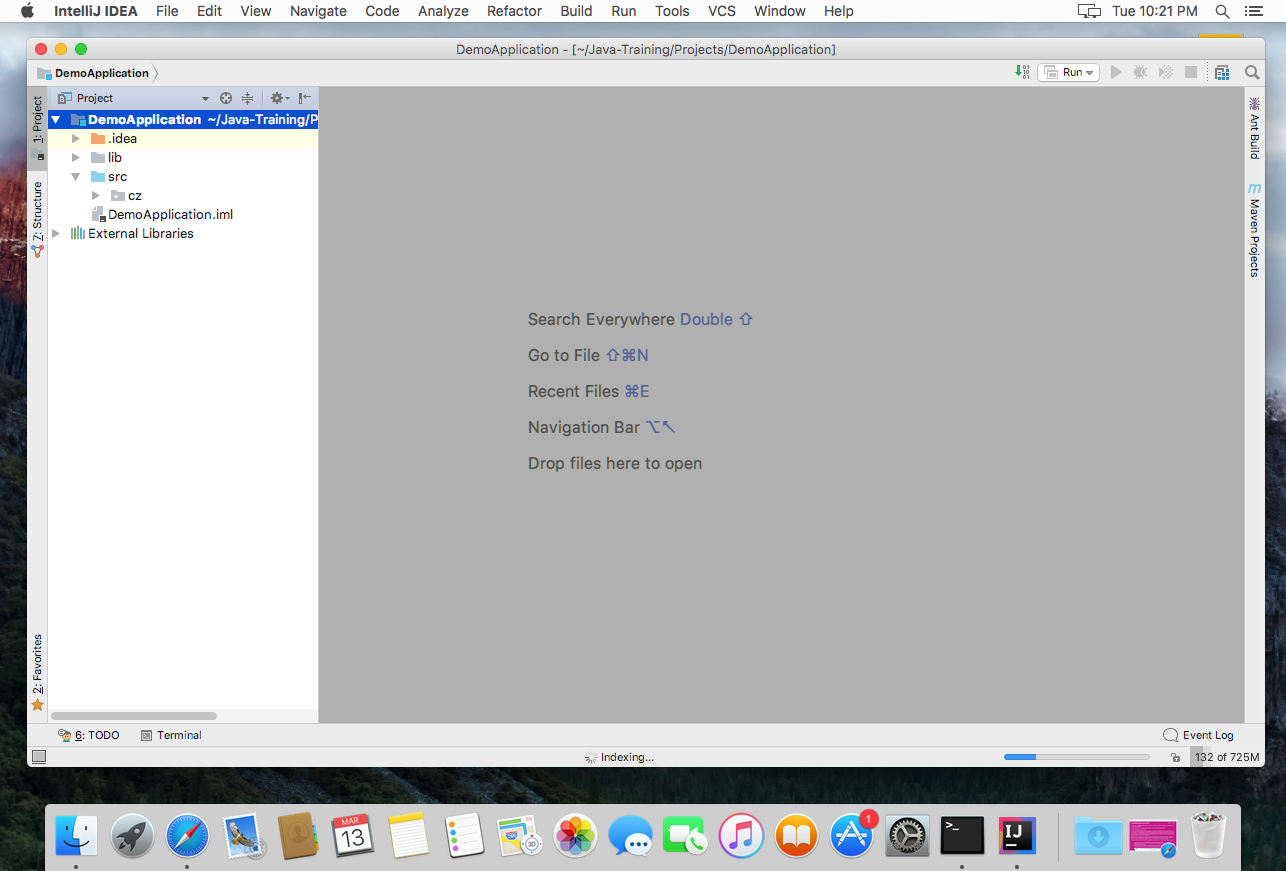
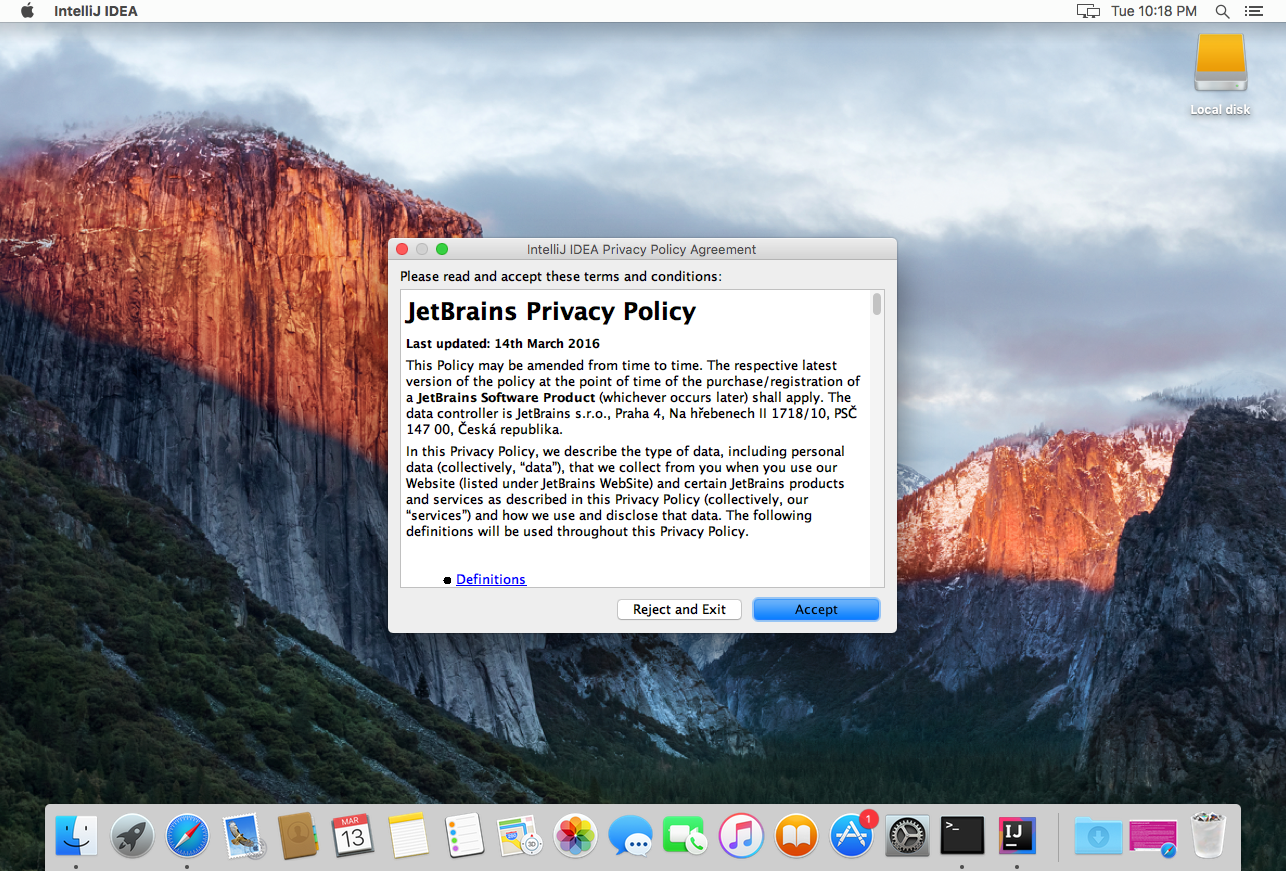
Layers edited between the first and the second 1286 × 871 image:
removed layer "Layer 3" over box(0, 4, 1286, 825)
renamed "Layer 2" to "Shape 1", painted on it over box(0, 4, 1286, 825)
painted on "Layer 1" over box(262, 4, 1185, 705)
